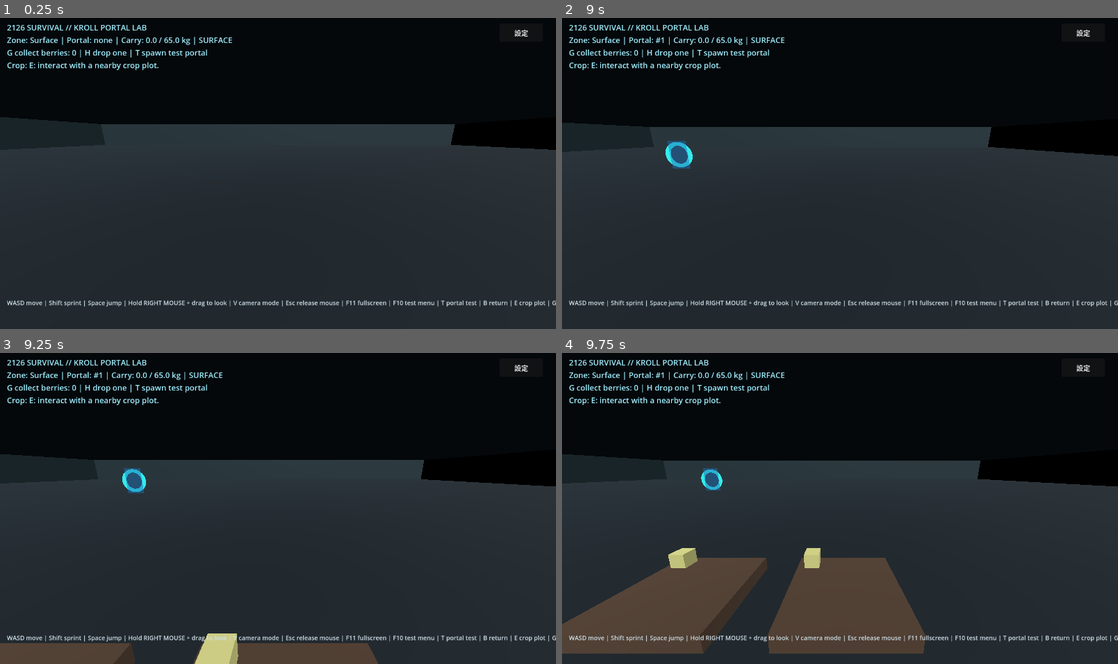
Above: before the commit, frames 1-4 (two rows, left to right).
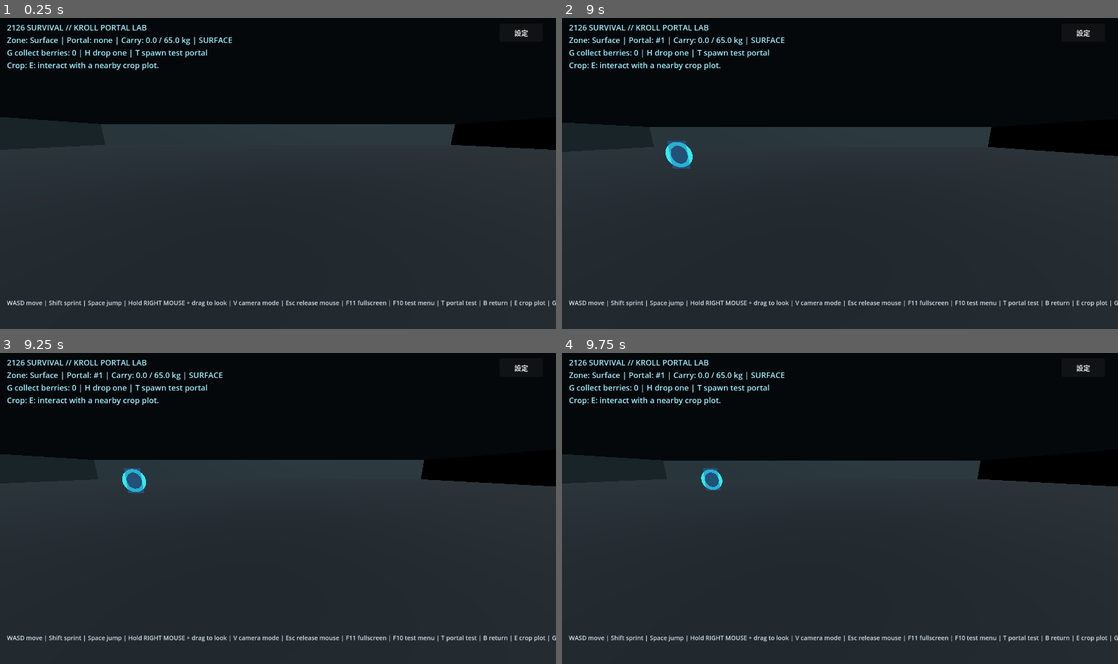
Above: after the commit, the same moments.

Repository: qaqp980520-prog/2126-Survival
Game: Godot game, scene res://prototypes/BackroomsPortalPlayground.tscn
The game is run twice, just before and just after one commit, with the same random seed, the same clock (stepped at 60 frames per second) and the same inputs. This scene is started directly instead of the project's main scene.
Inputs (mouse positions are in pixels of both pictures, inside the frame that each line leads up to):
- Up to frame 1 (0.25 s): no input
- Up to frame 2 (9 s): click "設定" at 0.5 s; click "第一人稱" at 1.25 s; click "1280 × 720（流暢）" at 2 s; click "光影：關" at 2.75 s; click "關閉" at 3.5 s; tap Enter at 4.25, 7.25 s; move the mouse to (962, 157) at 4.27 s; hold Right 4.28-5 s; tap Z at 4.35 s; click (962, 157) at 4.42 s; tap Space at 4.52, 5.75, 7.52, 8.75 s; drag from (728, 189) to (812, 235) at 5.02 s; move the mouse to (895, 105) at 5.77 s; hold Right 5.78-6.5 s; tap N at 5.85 s; drag from (812, 235) to (673, 126) at 6.52 s; move the mouse to (1006, 220) at 7.27 s; hold Left 7.28-8 s; tap 2 at 7.35 s; drag from (673, 126) to (756, 95) at 8.02 s; move the mouse to (867, 173) at 8.77 s; hold Down from 8.78 s (still down); tap 4 at 8.85 s; click (867, 173) at 8.92 s
- Up to frame 3 (9.25 s): keep holding Down
- Up to frame 4 (9.75 s): release Down at 9.5 s; drag from (756, 430) to (728, 524) at 9.52 s

Frames 1-2 are identical in both runs. In frame 3, 3.9% of the frame differs, in the area x 0-68%, y 90-100%; in frame 4, 15%, in the area x 0-66%, y 62-97%.

Commit message:
Run 34: use prebuilt mesh scene for headless-safe crop plots

Diff:
--- a/systems/CropPlotVisual.gd
+++ b/systems/CropPlotVisual.gd
@@ -1,7 +1,7 @@
 extends Node3D
 class_name CropPlotVisual
 
-## Lightweight surface plot visual. CropRegistry remains the authoritative data source.
+## Scene-backed plot visual. CropRegistry remains the authoritative data source.
 const WATER_AMOUNT := 35.0
 const GROWTH_TICK_SECONDS := 120.0
 const DRY_THRESHOLD := 30.0
@@ -11,15 +11,13 @@
 var crop_id: String = "wheat"
 var plot_index: int = 1
 var status_text: String = ""
-var _built := false
-var _stem: MeshInstance3D
-var _fruit: MeshInstance3D
-var _marker: MeshInstance3D
-var _stem_mesh: CylinderMesh
-var _fruit_material: StandardMaterial3D
+
+@onready var _stem: MeshInstance3D = get_node("CropStem") as MeshInstance3D
+@onready var _fruit: MeshInstance3D = get_node("CropFruit") as MeshInstance3D
+@onready var _marker: MeshInstance3D = get_node("CropTypeMarker") as MeshInstance3D
 
 func _ready() -> void:
-    _build_visuals()
+    _apply_crop_color()
     refresh()
 
 func configure(value: Node, id: String, kind: String, index: int) -> void:
@@ -27,62 +25,9 @@
     stable_id = id
     crop_id = kind
     plot_index = index
-    _build_visuals()
-    refresh()
-
-func _build_visuals() -> void:
-    if _built:
-        return
-    _built = true
-
-    var soil := MeshInstance3D.new()
-    soil.name = "SoilBed"
-    var soil_mesh := BoxMesh.new()
-    soil_mesh.size = Vector3(1.4, 0.2, 1.4)
-    soil.mesh = soil_mesh
-    soil.position = Vector3(0.0, 0.1, 0.0)
-    var soil_material := StandardMaterial3D.new()
-    soil_material.albedo_color = Color("#503c2d")
-    soil_material.roughness = 1.0
-    soil.material_override = soil_material
-    add_child(soil)
-
-    _marker = MeshInstance3D.new()
-    _marker.name = "CropTypeMarker"
-    var marker_mesh := BoxMesh.new()
-    marker_mesh.size = Vector3(0.22, 0.22, 0.22)
-    _marker.mesh = marker_mesh
-    _marker.position = Vector3(-0.48, 0.31, -0.48)
-    var marker_material := StandardMaterial3D.new()
-    marker_material.albedo_color = _crop_color()
-    marker_material.roughness = 0.7
-    _marker.material_override = marker_material
-    add_child(_marker)
-
-    _stem = MeshInstance3D.new()
-    _stem.name = "CropStem"
-    _stem_mesh = CylinderMesh.new()
-    _stem_mesh.top_radius = 0.055
-    _stem_mesh.bottom_radius = 0.11
-    _stem_mesh.height = 1.0
-    _stem.mesh = _stem_mesh
-    var stem_material := StandardMaterial3D.new()
-    stem_material.albedo_color = Color("#64a75a")
-    stem_material.roughness = 0.9
-    _stem.material_override = stem_material
-    add_child(_stem)
-
-    _fruit = MeshInstance3D.new()
-    _fruit.name = "CropFruit"
-    var fruit_mesh := SphereMesh.new()
-    fruit_mesh.radius = 0.18
-    fruit_mesh.height = 0.36
-    _fruit.mesh = fruit_mesh
-    _fruit_material = StandardMaterial3D.new()
-    _fruit_material.albedo_color = _crop_color()
-    _fruit_material.roughness = 0.65
-    _fruit.material_override = _fruit_material
-    add_child(_fruit)
+    if is_node_ready():
+        _apply_crop_color()
+        refresh()
 
 func interact(now_unix: int = -1) -> Dictionary:
     if controller == null or stable_id.is_empty():
@@ -122,7 +67,7 @@
     return _result(true, action, message)
 
 func refresh() -> void:
-    if not _built or _stem == null or _fruit == null:
+    if not is_node_ready() or _stem == null or _fruit == null:
         return
     var record: Dictionary = {}
     if controller != null and not stable_id.is_empty():
@@ -147,6 +92,12 @@
         "E: HARVEST" if mature else ("E: WATER" if moisture < DRY_THRESHOLD else "E: GROW")
     ]
 
+func _apply_crop_color() -> void:
+    if _marker != null and _marker.material_override is StandardMaterial3D:
+        (_marker.material_override as StandardMaterial3D).albedo_color = _crop_color()
+    if _fruit != null and _fruit.material_override is StandardMaterial3D:
+        (_fruit.material_override as StandardMaterial3D).albedo_color = _crop_color()
+
 func _crop_color() -> Color:
     match crop_id:
         "tomato":
